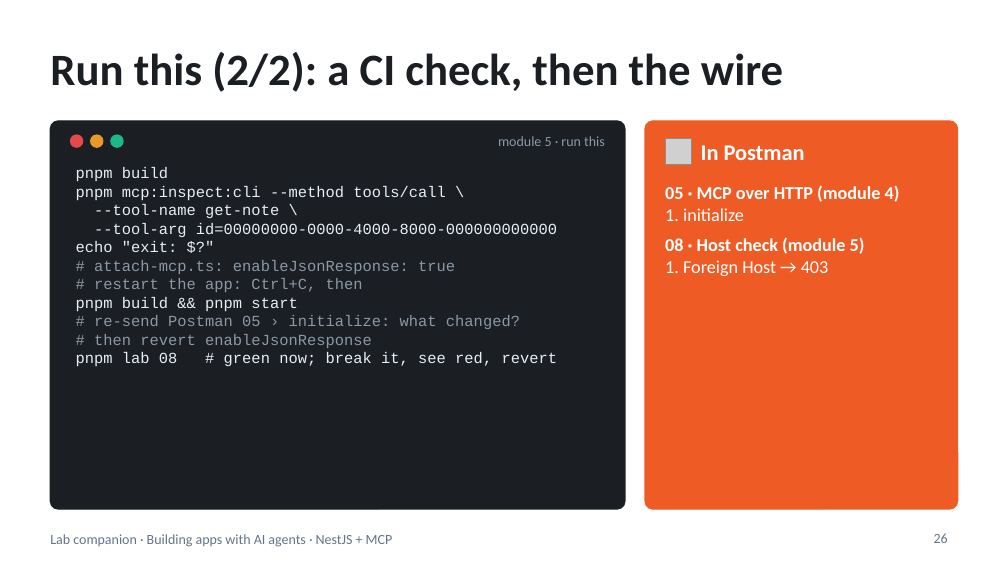
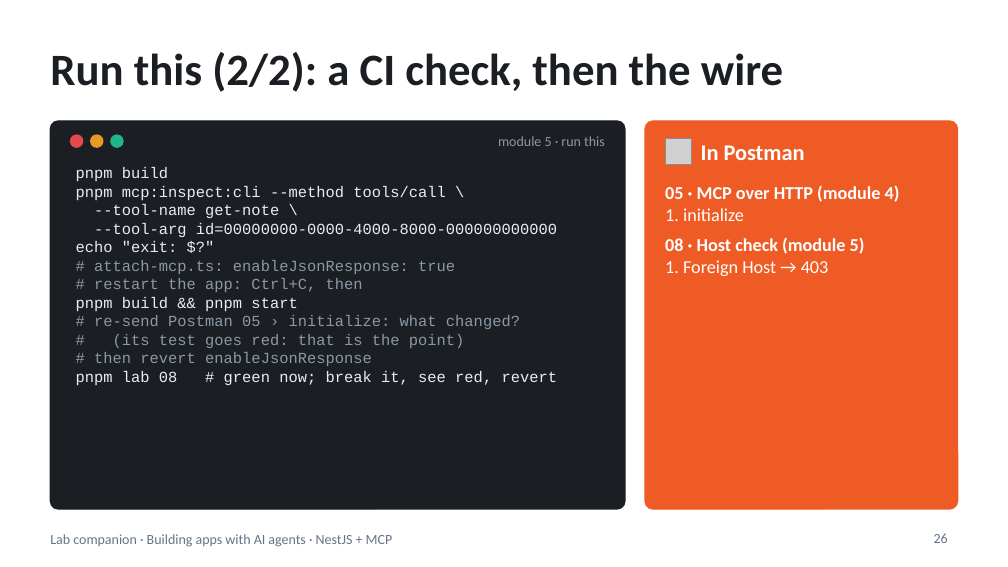
Before and after one commit to blazaga/ai-training-modules, a slide deck: slide 26 of docs/ai-agent-training/slides/lab-companion.pptx. Drawn at 1008x567 pixels with LibreOffice and Linux fonts; fonts in the diff are those of the drawing; grey boxes stand for pictures. Boxes give left, top, right and bottom in pixels: in the first picture for what was removed or moved away, otherwise in the second. Text is boxed around its words. In the diff, an @@ line names an element or a change of style, - is before the commit and + after.

```diff
--- a/docs/ai-agent-training/slides/lab-companion.pptx
+++ b/docs/ai-agent-training/slides/lab-companion.pptx
@@ text at [113, 334, 465, 348]: paragraph added @@
+# (its test goes red: that is the point)
```
Also in this commit, not shown: 7 other slides changed, 14 other files.
